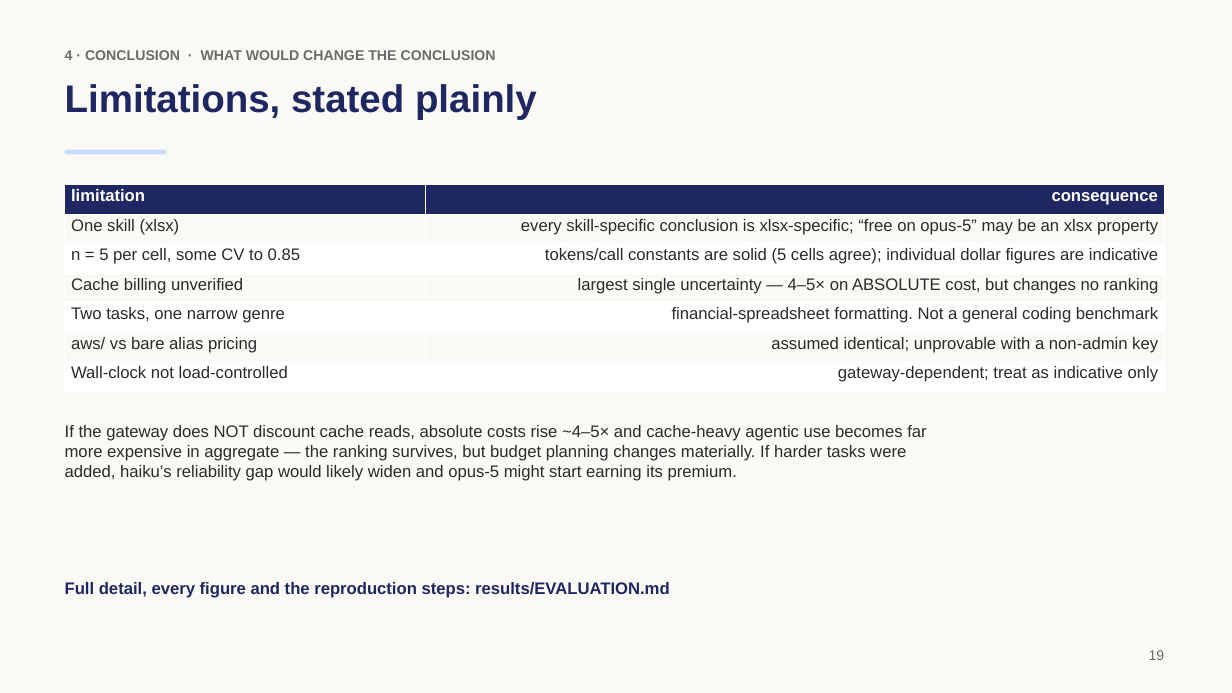
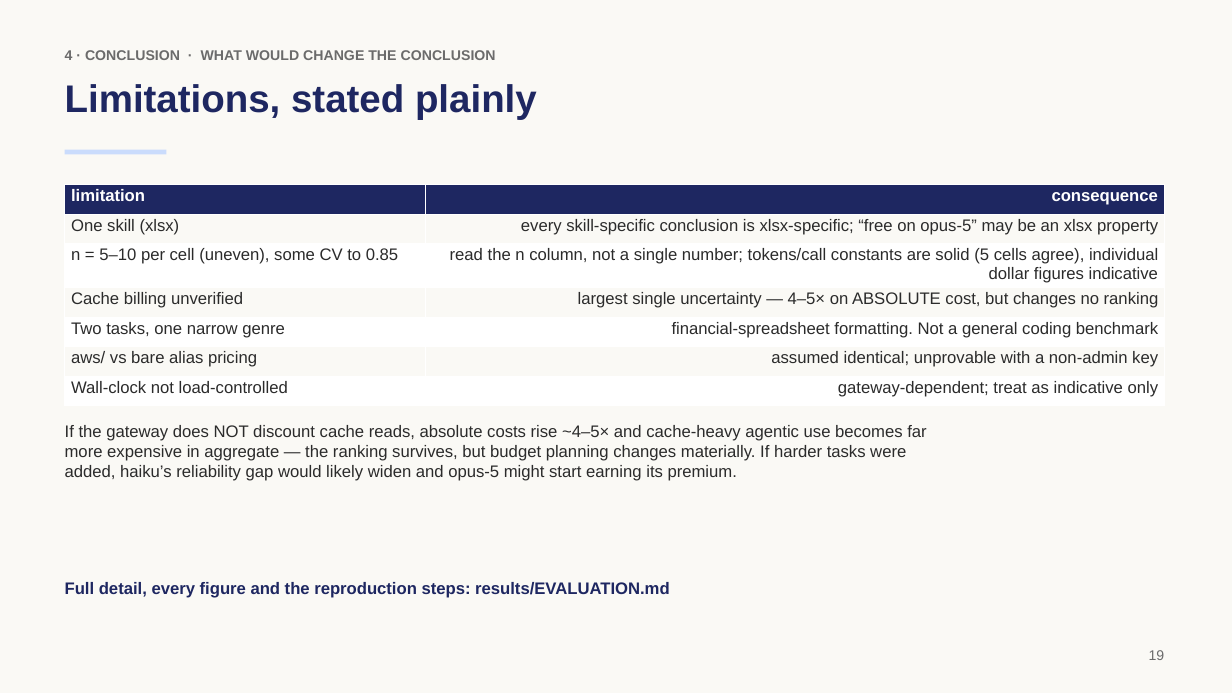
Before and after one commit to rossoctl/autobench-claudecode, a slide deck: slide 19 of results/autobench-claudecode-summary.pptx. Drawn at 1232x693 pixels with LibreOffice and Linux fonts; fonts in the diff are those of the drawing. Boxes give left, top, right and bottom in pixels: in the first picture for what was removed or moved away, otherwise in the second. Text is boxed around its words. In the diff, an @@ line names an element or a change of style, - is before the commit and + after.

```diff
--- a/results/autobench-claudecode-summary.pptx
+++ b/results/autobench-claudecode-summary.pptx
@@ table at (x1=65, y1=185, x2=1165, y2=401) @@
-row 3, column 1: n = 5 per cell, some CV to 0.85
+row 3, column 1: n = 5–10 per cell (uneven), some CV to 0.85
-row 3, column 2: tokens/call constants are solid (5 cells agree); individual dollar figures are indicative
+row 3, column 2: read the n column, not a single number; tokens/call constants are solid (5 cells agree), individual dollar figures indicative
```
Also in this commit, not shown: 3 other slides changed, 9 other files.
